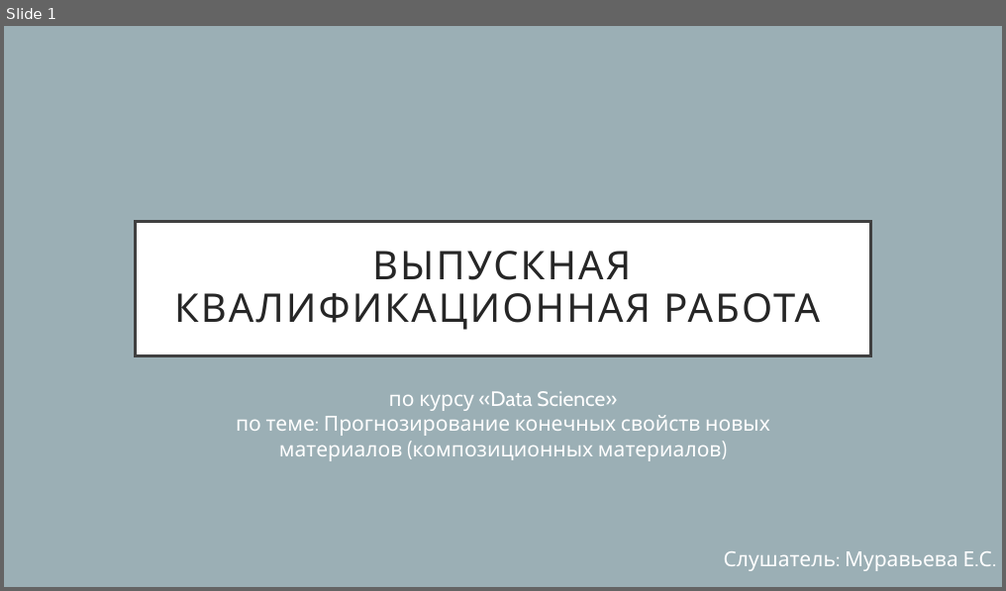
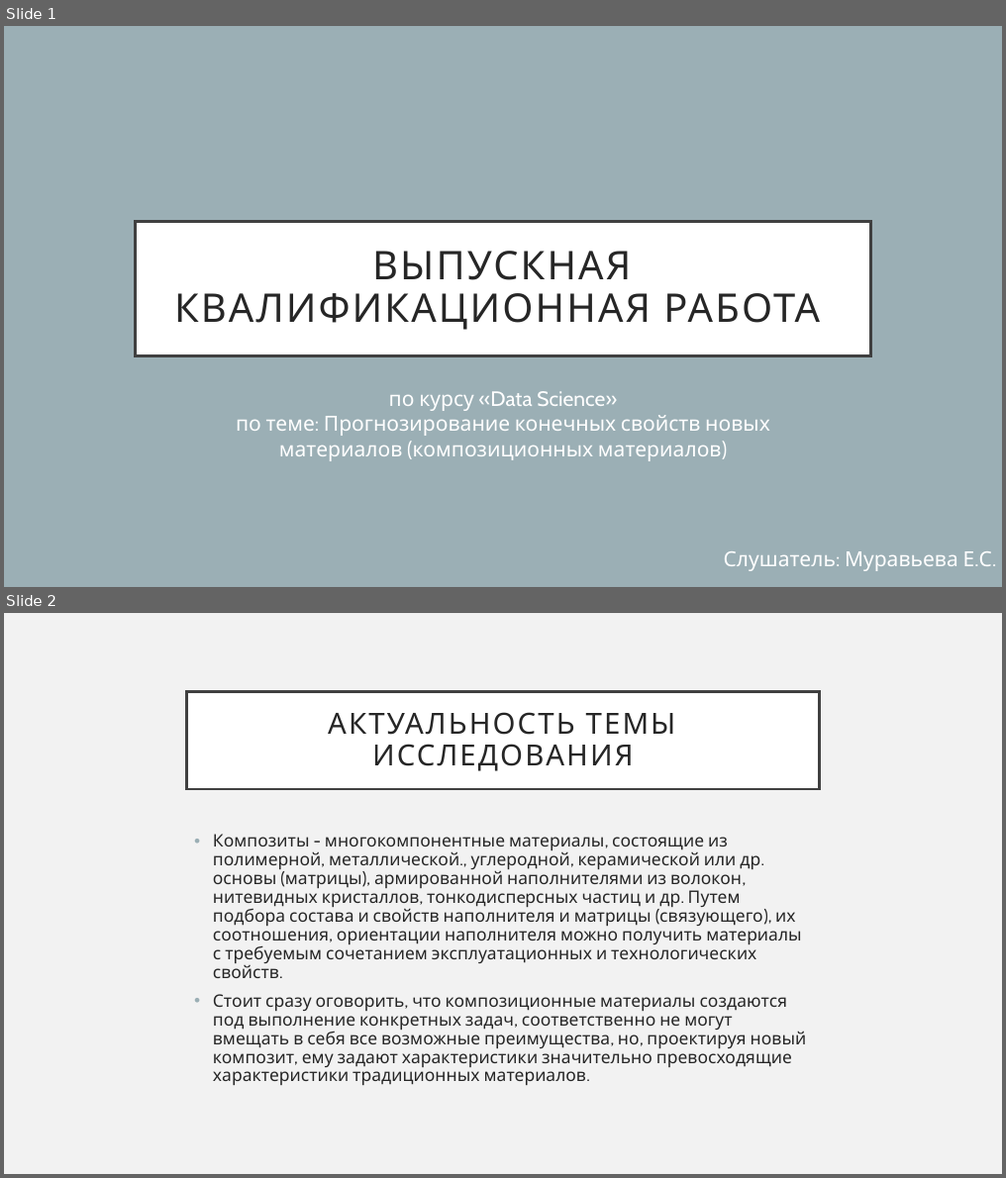
Before and after one commit to katushas009/bmstu_data_science_muraveva, a slide deck: ВКР_Муравьева.pptx. Shown one above the other, each under a label of ours: slide 1 before the commit, slides 1 and 2 after it. The pictures are 1006x591 and 1006x1178 pixels, drawn with LibreOffice and Linux fonts; fonts in the diff are those of the drawing. Boxes give left, top, right and bottom in pixels: in the first picture for what was removed or moved away, otherwise in the second. Text is boxed around its words. In the diff, an @@ line names an element or a change of style, - is before the commit and + after.

```diff
--- a/ВКР_Муравьева.pptx
+++ b/ВКР_Муравьева.pptx
@@ slide 2 added at box(4, 613, 1002, 1174), background #F2F2F2 @@
@@ title added at box(187, 691, 819, 789), fill #FFFFFF, outline #404040 2.5 pt, 28 pt, text #262626 @@
+АКТУАЛЬНОСТЬ ТЕМЫ ИССЛЕДОВАНИЯ
@@ text added at box(213, 834, 807, 1085), 16.6 pt, text #262626 @@
+• Композиты - многокомпонентные материалы, состоящие из полимерной, металлической., углеродной, керамической или др. основы (матрицы), армированной наполнителями из волокон, нитевидных кристаллов, тонкодиспeрсных частиц и др. Путем подбора состава и свойств наполнителя и матрицы (связующего), их соотношения, ориентации наполнителя можно получить материалы с требуемым сочетанием эксплуатационных и технологических свойств.
+• Стоит сразу оговорить, что композиционные материалы создаются под выполнение конкретных задач, соответственно не могут вмещать в себя все возможные преимущества, но, проектируя новый композит, ему задают характеристики значительно превосходящие характеристики традиционных материалов.
```
Also in this commit, not shown: 9 other slides added, 1 other file.
